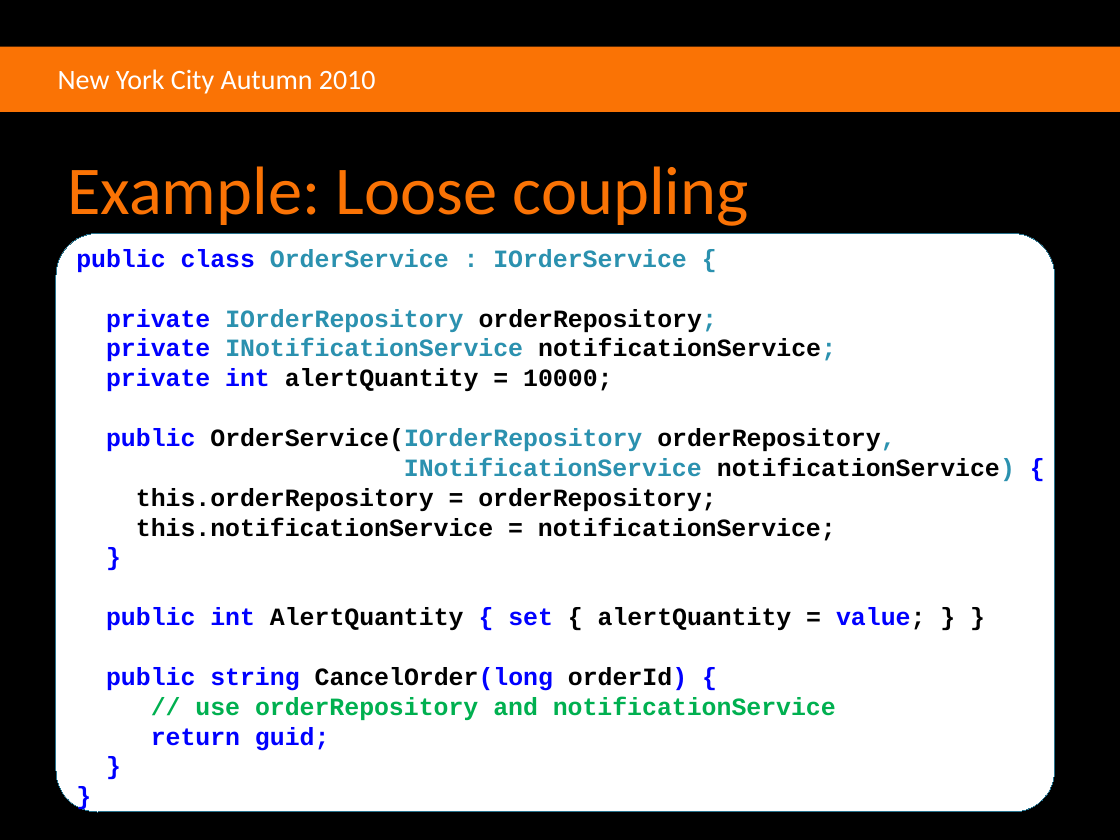
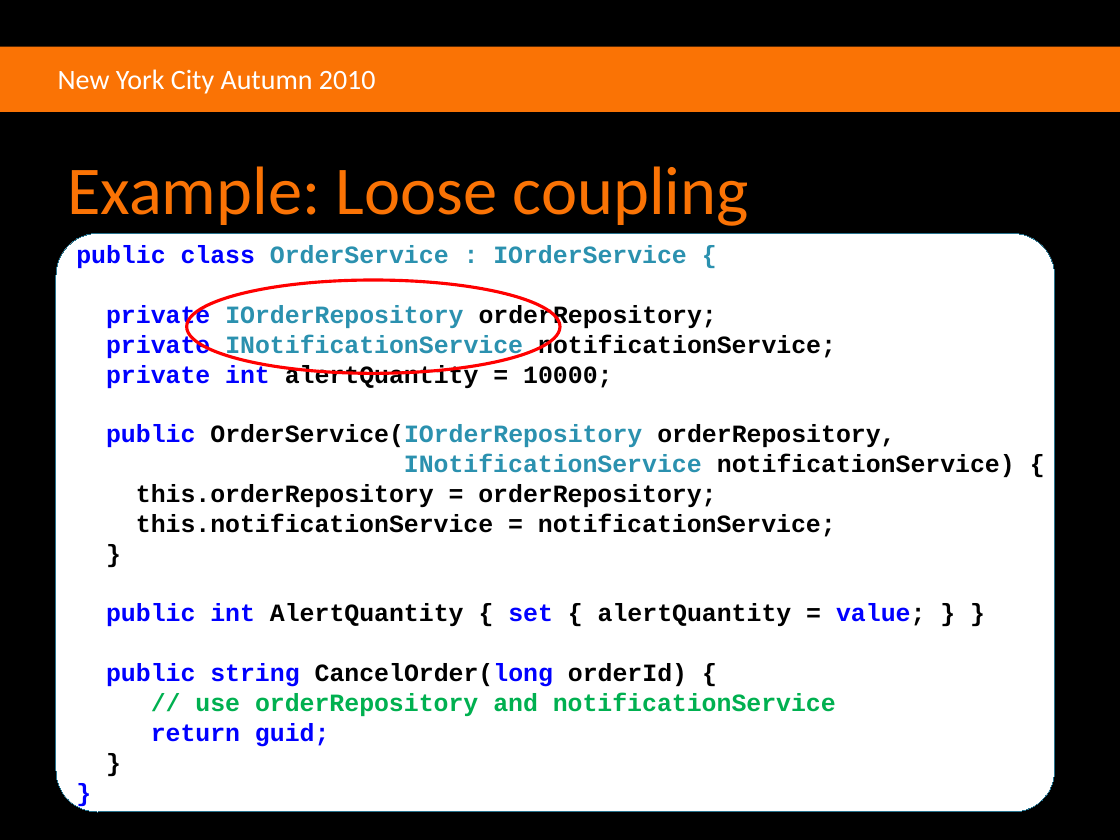
Before and after one commit to agilefire/November2010, a slide deck: slide 6 of Agile Firestarter Autumn 2010 Dependency Injection.pptx. Drawn at 1120x840 pixels with LibreOffice and Linux fonts; fonts in the diff are those of the drawing; background and template pictures are left out. Boxes give left, top, right and bottom in pixels: in the first picture for what was removed or moved away, otherwise in the second. Text is boxed around its words. In the diff, an @@ line names an element or a change of style, - is before the commit and + after.

```diff
--- a/Agile Firestarter Autumn 2010 Dependency Injection.pptx
+++ b/Agile Firestarter Autumn 2010 Dependency Injection.pptx
@@ ellipse added at [187, 280, 560, 373], outline #FF0000 2 pt @@
@@ text at [106, 305, 1015, 687]: text colour #2B91AF to #000000 in "orderRepository;", "notificationService;", "orderRepository,", "notificationService)"; text colour #0000FF to #000000 in "{", "}", "{", "CancelOrder(long orderId) {" and 1 more places @@
```
Also in this commit, not shown: 21 other slides changed, 2 slides added, 6 other files.
